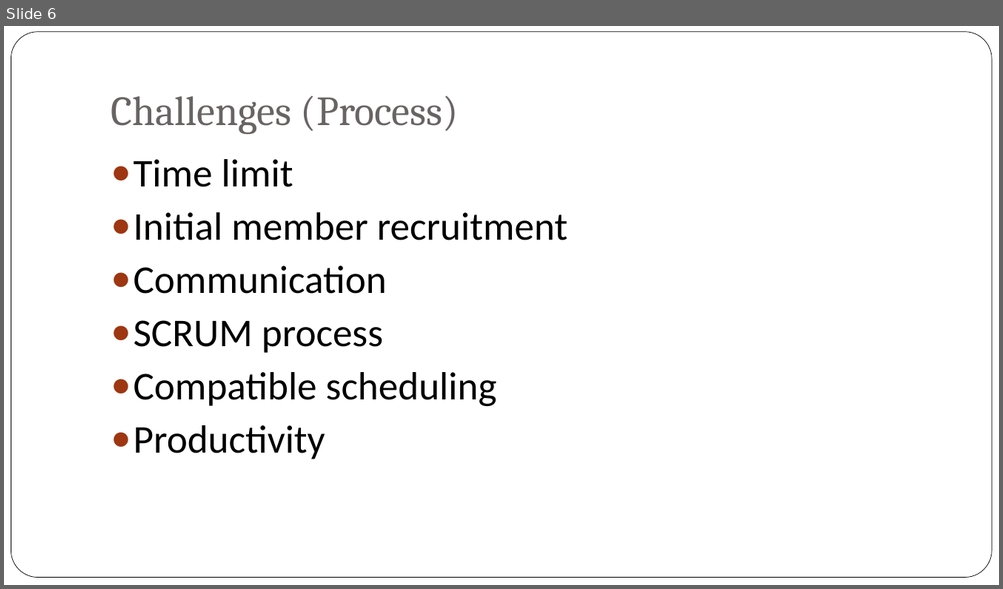
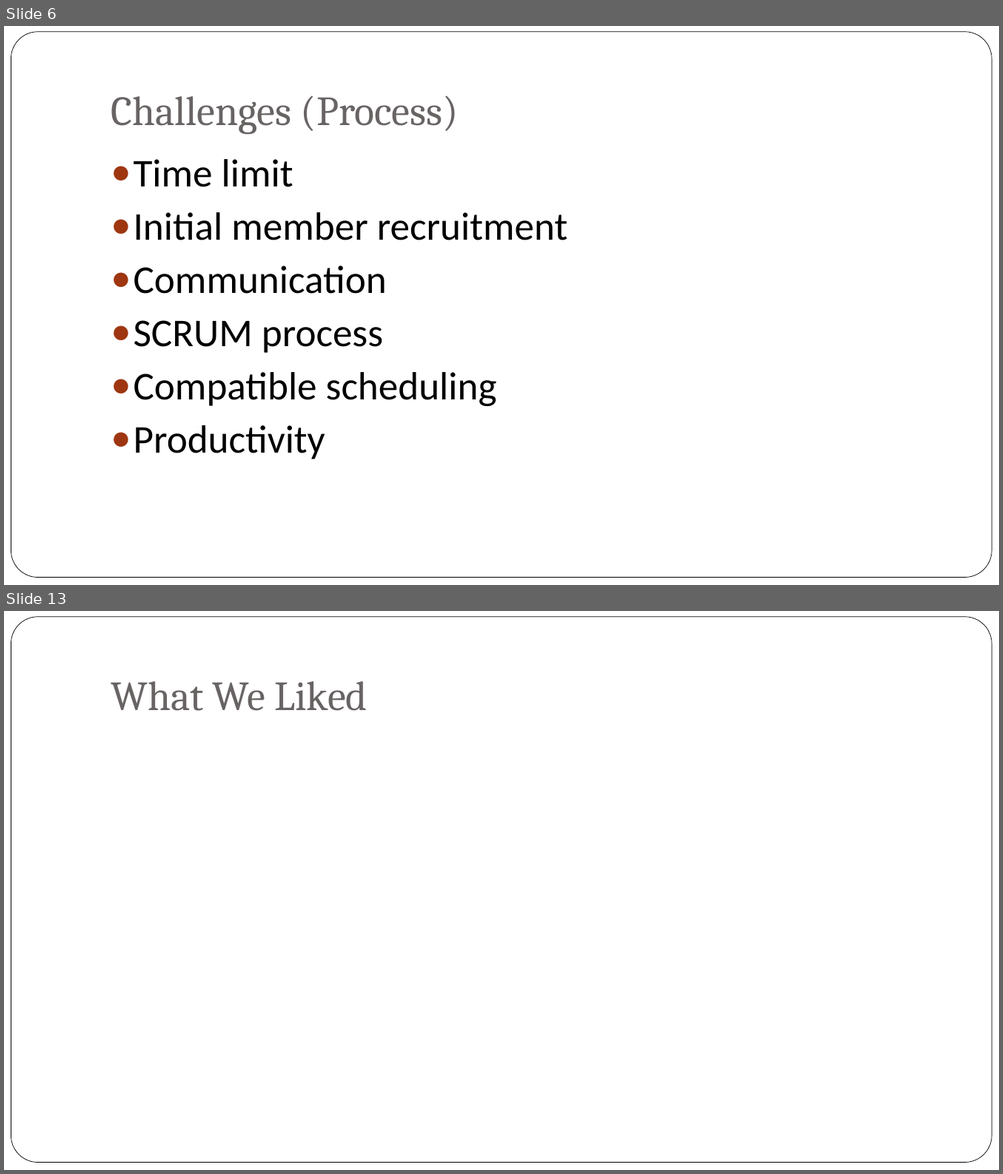
Before and after one commit to bxji/Civic-Duty, a slide deck: presentation/civic_duty_presentation.pptx. Shown one above the other, each under a label of ours: slide 6 before the commit, slides 6 and 13 after it; the slides between them are not shown. The pictures are 1003x589 and 1003x1174 pixels, drawn with LibreOffice and Linux fonts; fonts in the diff are those of the drawing; background and template pictures are left out. Boxes give left, top, right and bottom in pixels: in the first picture for what was removed or moved away, otherwise in the second. Text is boxed around its words. In the diff, an @@ line names an element or a change of style, - is before the commit and + after.

Commit message:
overall title for presentation mostly complete

```diff
--- a/presentation/civic_duty_presentation.pptx
+++ b/presentation/civic_duty_presentation.pptx
@@ slide 13 added at (4, 611, 999, 1170), background picture (left out); not listed: 1 template element that a slide beside it also shows @@
@@ title added at (111, 681, 367, 711), 40 pt, text #696464 @@
+What We Liked
```
Also in this commit, not shown: 9 other slides added.
